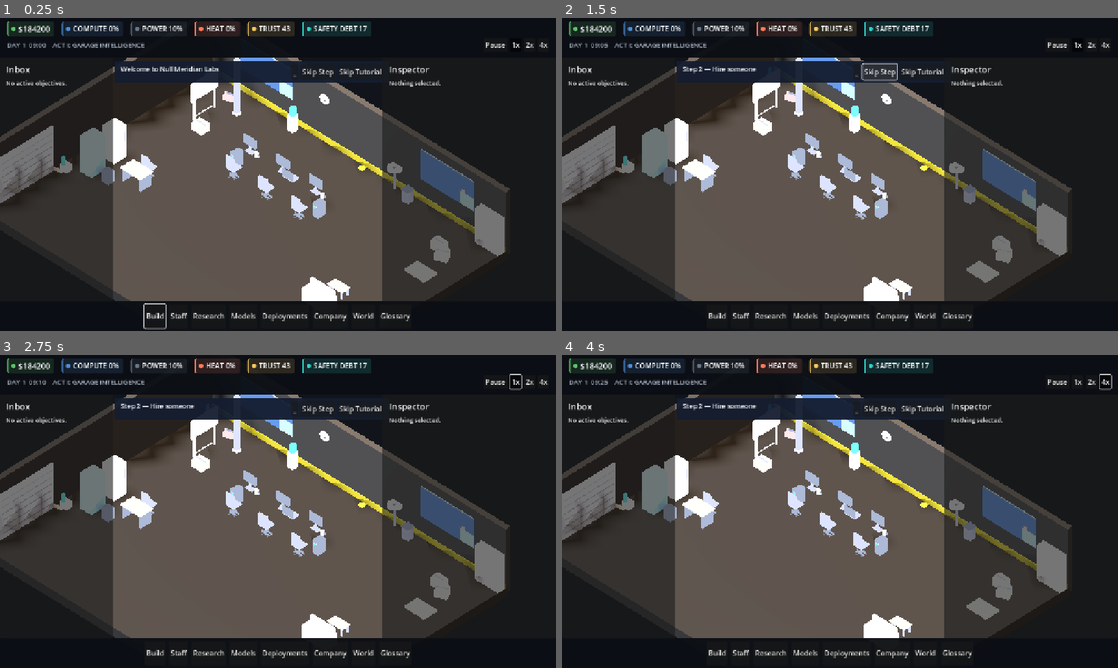
Above: before the commit, frames 1-4 (two rows, left to right).
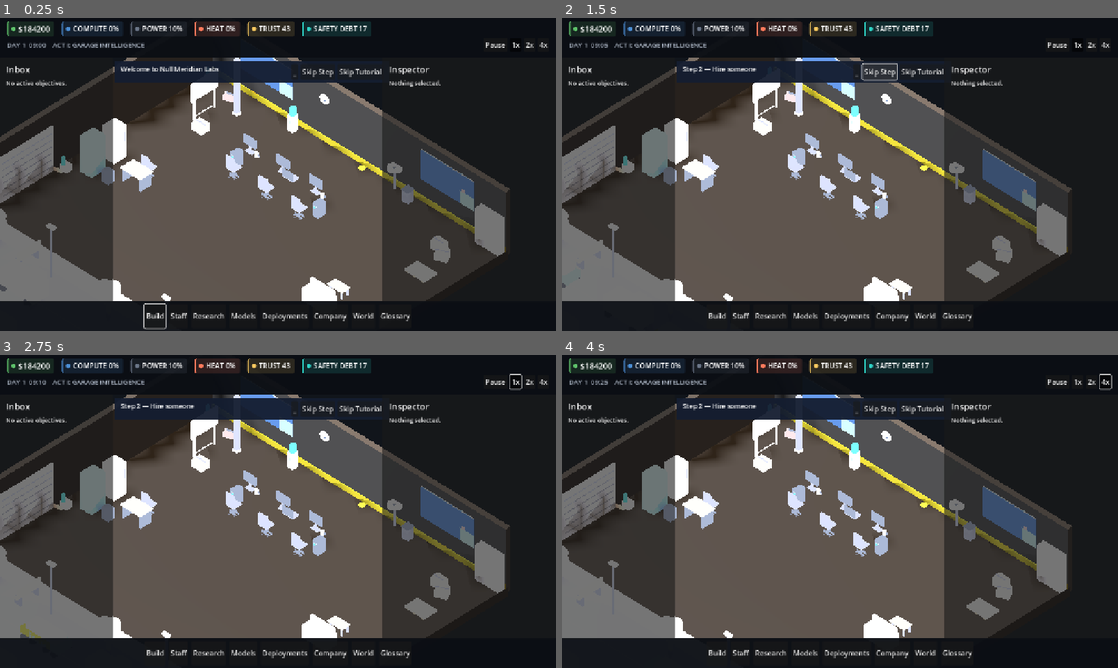
Above: after the commit, the same moments.

Repository: Fartoman94/alignment-pending
Game: Godot game, scene res://scenes/campaign.tscn
Two runs of this game, one before a commit and one after it. Both use one fixed random seed, a clock stepped at 60 frames per second and the inputs below. This scene is started directly instead of the project's main scene.
Inputs:
- Up to frame 1 (0.25 s): no input
- Up to frame 2 (1.5 s): click "Skip Step" at 0.5 s; click "Skip Step" at 1.25 s
- Up to frame 3 (2.75 s): click "1x" at 2 s
- Up to frame 4 (4 s): click "2x" at 2.75 s; click "4x" at 3.5 s

The runs differ from the first frame. In frame 1, 3.3% of the frame differs, in the area x 0-31%, y 60-91%; in frame 2, 3.3%; in frame 3, 3.3%; in frame 4, 3.3%.

Commit message:
feat(world): exterior street set + looping traffic around the garage [P-OVERHAUL-04]
Closes "el alrededor del garage no puede ser negro vacío" — the room
only ever built 2 of its 4 walls (the other two sides were always open,
so the isometric camera could see in), and past them was nothing but
flat WorldEnvironment background color. Campaign._build_exterior() adds
a fixed street "set" (sidewalk, street with lane markings, trees, lamp
posts, a park bench, 4 building silhouettes) just past the floor's
edge, plus 3 vehicles (TrafficVehicle, a straight-line ping-pong mover,
not a traffic sim) on a simple loop. Not a spatial/explorable
neighborhood — a decorative backdrop, same scope the earlier
CityBackdrop window pass already established for this project.

Real bug found and fixed by rendering, not assumed: the city pack's
building-exterior models are authored at a dramatically larger scale
than everything else this project uses. This project's camera is
orthogonal (no perspective), so distance alone doesn't shrink an object
on screen the way it would with a normal 3D camera — unscaled, a single
building dwarfed the whole office room. Fixed with an explicit
model_scale parameter (0.22), verified via a real perspective-camera
comparison before and after.

docs/world/NEIGHBORHOOD_PASS.md has the full report. Real GPU profile:
no meaningful regression — first pass this session with genuine
per-frame cost (moving vehicles vs. every prior pass's one-time
dressing), still within normal noise.

tools/bootstrap.sh: clean reimport, all smoke tests pass.

Co-Authored-By: Claude Sonnet 5 <noreply@anthropic.com>

Diff:
--- a/game/src/world/campaign.gd
+++ b/game/src/world/campaign.gd
@@ -191,6 +191,92 @@
     add_child(_office_visuals)
     _rebuild_office_visuals()
     _build_ambient_decoration()
+    _build_exterior()
+
+## World+NPC overhaul pass: the room only ever built two of its four
+## walls (BackWall at z=-7, LeftWall at x=-9 — the other two sides were
+## always open, on purpose, so the isometric camera could see in). That
+## meant looking past those open sides, or over the low walls' top edge,
+## showed nothing but the flat WorldEnvironment background color — "el
+## alrededor del garage no puede ser negro vacío" per the brief. A real
+## exterior set (sidewalk, street, trees, lamps, a couple of building
+## silhouettes, a few cars driving a simple back-and-forth loop) placed
+## just past the floor's own edge (|x|>9 or z>7) — not a spatial city to
+## explore, a backdrop to look at, same "decorative, low-cost" scope the
+## earlier CityBackdrop window pass used. Tier-independent (built once,
+## never rebuilt on a real-estate move) since it's not part of the
+## office itself.
+func _build_exterior() -> void:
+    var ext := Node3D.new()
+    ext.name = "Exterior"
+    add_child(ext)
+    var city := "res://assets/models/mega/architecture/city/"
+    # The city pack's building-exterior models are authored at a much
+    # bigger scale than the room-scale furniture pack everything else in
+    # this scene uses — confirmed by pulling a real perspective camera
+    # back far enough to compare them side by side with the office box:
+    # unscaled, a single building dwarfed the whole room. The game's
+    # camera is orthogonal (no perspective falloff with distance), so
+    # placing them further away doesn't shrink them on screen the way it
+    # would with a normal 3D camera — scale is the only lever that works.
+    var _ext_model := func(path: String, pos: Vector3, y_rot: float = 0.0, model_scale: float = 1.0) -> void:
+        var packed: PackedScene = load(path)
+        if packed == null:
+            push_error("Campaign: could not load exterior model '%s'" % path)
+            return
+        var facing := Node3D.new()
+        facing.position = pos
+        facing.rotation_degrees = Vector3(0.0, y_rot, 0.0)
+        ext.add_child(facing)
+        var inst: Node3D = packed.instantiate()
+        inst.rotation_degrees = Vector3(-90.0, 0.0, 0.0)
+        inst.scale = Vector3.ONE * model_scale
+        facing.add_child(inst)
+
+    # Sidewalk running the width of the building just past the open
+    # front edge (z=7), then a street beyond that, both spanning the
+    # same x range the floor does.
+    for i in 9:
+        var sx: float = -8.0 + float(i) * 2.0
+        _ext_model.call(city + "sidewalk_tile.glb", Vector3(sx, 0.0, 8.0), 0.0)
+        _ext_model.call(city + "road_straight.glb", Vector3(sx, 0.0, 10.0), 0.0)
+    # Trees and lamp posts along the sidewalk, alternating so it doesn't
+    # read as a single repeated prop.
+    _ext_model.call(city + "tree_city.glb", Vector3(-7.0, 0.0, 8.3), 0.0)
+    _ext_model.call(city + "lamp_post.glb", Vector3(-3.5, 0.0, 8.3), 0.0)
+    _ext_model.call(city + "tree_city.glb", Vector3(0.0, 0.0, 8.3), 0.0)
+    _ext_model.call(city + "lamp_post.glb", Vector3(3.5, 0.0, 8.3), 0.0)
+    _ext_model.call(city + "tree_city.glb", Vector3(7.0, 0.0, 8.3), 0.0)
+    _ext_model.call(city + "park_bench.glb", Vector3(-5.0, 0.0, 8.3), 90.0)
+    # A small skyline set back across the street — enough to read as "a
+    # real block", not a single flat backdrop card. Scaled down ~4-5x
+    # from native (see _ext_model's doc comment) — verified by rendering
+    # a real perspective overview alongside the office box before
+    # picking this factor, not guessed.
+    _ext_model.call(city + "small_building_exterior.glb", Vector3(-6.0, 0.0, 13.0), 0.0, 0.22)
+    _ext_model.call(city + "mid_building_exterior.glb", Vector3(-1.5, 0.0, 13.5), 0.0, 0.22)
+    _ext_model.call(city + "small_building_exterior.glb", Vector3(3.5, 0.0, 13.0), 0.0, 0.22)
+    _ext_model.call(city + "tower.glb", Vector3(7.5, 0.0, 13.5), 0.0, 0.22)
+
+    # 3 cars on a simple loop along the street, staggered start
+    # positions/speeds so they don't move in lockstep.
+    _spawn_traffic(Vector3(-9.0, 0.15, 10.0), Vector3(9.0, 0.15, 10.0), 2.6, "res://assets/models/mega/architecture/city/car_blue.glb", ext)
+    _spawn_traffic(Vector3(7.0, 0.15, 10.0), Vector3(-8.0, 0.15, 10.0), 3.4, "res://assets/models/mega/architecture/city/car_orange.glb", ext)
+    _spawn_traffic(Vector3(-4.0, 0.15, 10.0), Vector3(6.0, 0.15, 10.0), 2.1, "res://assets/models/mega/architecture/city/delivery_van.glb", ext)
+
+func _spawn_traffic(from_pos: Vector3, to_pos: Vector3, speed: float, model_path: String, parent: Node3D) -> void:
+    var vehicle := TrafficVehicle.new()
+    vehicle.start_pos = from_pos
+    vehicle.end_pos = to_pos
+    vehicle.speed = speed
+    var packed: PackedScene = load(model_path)
+    if packed == null:
+        push_error("Campaign: could not load traffic model '%s'" % model_path)
+        return
+    var inst: Node3D = packed.instantiate()
+    inst.rotation_degrees = Vector3(-90.0, 0.0, 0.0)
+    vehicle.add_child(inst)
+    parent.add_child(vehicle)
 
 ## Rebuildable subset (walls/trim/windows/garage-door) — everything that
 ## changes per real-estate tier lives under _office_visuals so a move can
--- /dev/null
+++ b/game/src/world/traffic_vehicle.gd
@@ -0,0 +1,34 @@
+class_name TrafficVehicle
+extends Node3D
+
+## World+NPC overhaul pass ("el alrededor del garage no puede ser negro
+## vacío... autos pasando"): a deliberately simple ping-pong mover, not a
+## traffic simulation — the brief itself rules that out ("no hace falta
+## tránsito complejo de simulación"). One vehicle drives a straight line
+## between two fixed world-space points and reverses at each end; no
+## pathfinding, no collision with other vehicles (cheap on purpose, this
+## is background dressing, not gameplay).
+
+var start_pos: Vector3
+var end_pos: Vector3
+var speed: float = 3.0
+var _forward: bool = true
+
+func _ready() -> void:
+    position = start_pos
+
+func _physics_process(delta: float) -> void:
+    var target: Vector3 = end_pos if _forward else start_pos
+    var to_target: Vector3 = target - position
+    var dist: float = to_target.length()
+    if dist < 0.15:
+        _forward = not _forward
+        return
+    var dir: Vector3 = to_target / dist
+    position += dir * speed * delta
+    # Model's authored length axis is local X (confirmed by rendering) —
+    # face travel direction by yawing so local +X tracks dir, same
+    # atan2-on-the-flattened-direction approach StaffAgent's own facing
+    # fix uses, just swapped for the car's local-X-forward convention
+    # instead of a character's local-Z-forward.
+    rotation.y = atan2(-dir.z, dir.x)
Not shown, added: game/src/world/traffic_vehicle.gd.uid
Not shown, changed: docs/performance/REAL_GPU_PROFILE.md
Not shown, added: docs/world/NEIGHBORHOOD_PASS.md
